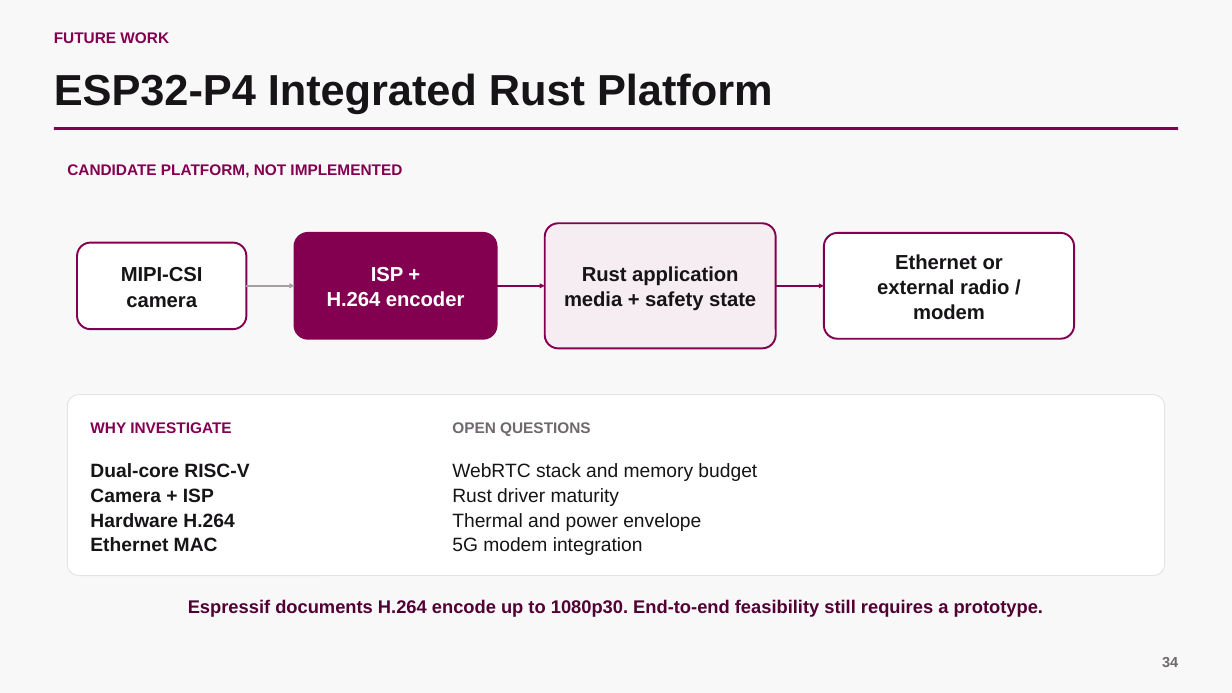
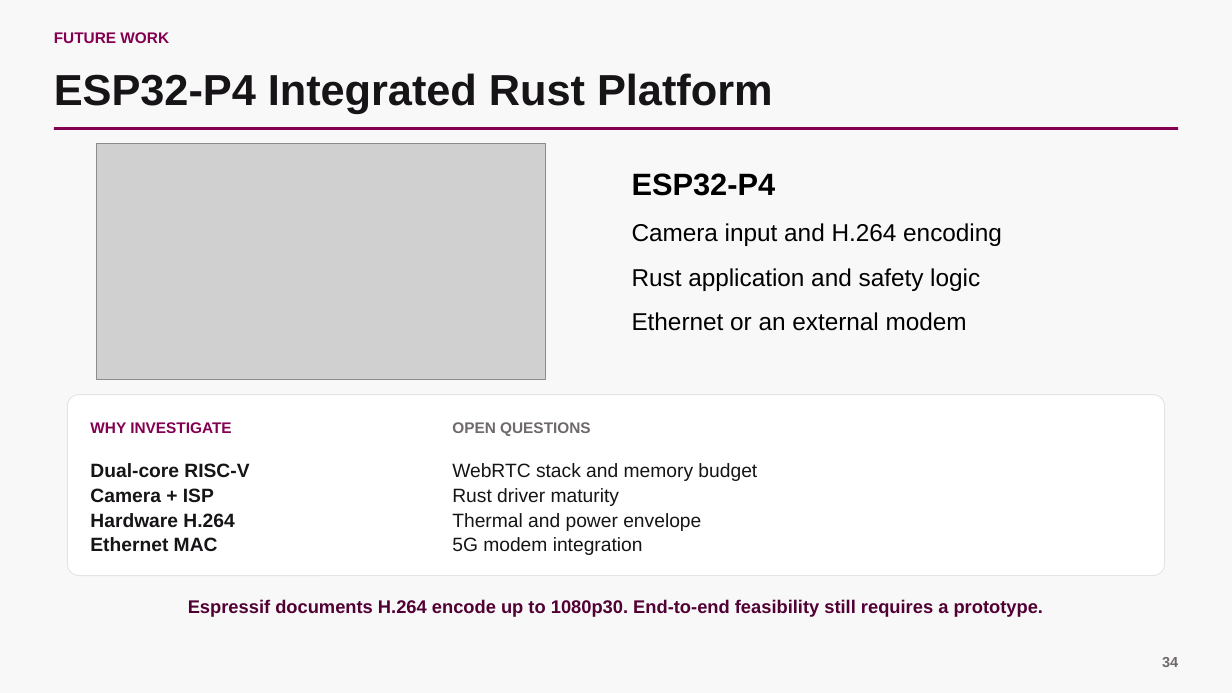
Before and after one commit to scarlet-radio-control/scarlet-radio-control, a slide deck: slide 34 of PRESENTATION.pptx. Drawn at 1232x693 pixels with LibreOffice and Linux fonts; fonts in the diff are those of the drawing; grey boxes stand for pictures. Boxes give left, top, right and bottom in pixels: in the first picture for what was removed or moved away, otherwise in the second. Text is boxed around its words. In the diff, an @@ line names an element or a change of style, - is before the commit and + after.

```diff
--- a/PRESENTATION.pptx
+++ b/PRESENTATION.pptx
@@ picture added at (96,144,545,380) @@
@@ text removed at (67,164,402,178) @@
-CANDIDATE PLATFORM, NOT IMPLEMENTED
@@ text added at (632,173,1002,331), 19 pt, text #000000 @@
+ESP32-P4
+Camera input and H.264 encoding
+Rust application and safety logic
+Ethernet or an external modem
@@ rounded rectangle removed at (295,233,497,339) @@
-ISP +
-H.264 encoder
@@ rounded rectangle removed at (545,224,776,348) @@
-Rust application
-media + safety state
@@ rounded rectangle removed at (824,233,1075,339) @@
-Ethernet or
-external radio / modem
@@ rounded rectangle removed at (77,242,246,329) @@
-MIPI-CSI
-camera
@@ arrow removed from (247, 286) to (295, 286) @@
@@ arrow removed from (497, 286) to (545, 286) @@
@@ arrow removed from (776, 286) to (824, 286) @@
```
Also in this commit, not shown: 2 other slides changed.
